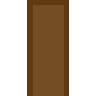
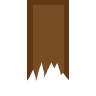
Layered file, before and after one edit (96x96). Changes by layer:
painted on "Rectangle 1" over [27,62,69,96]
removed layer "Door" over [27,62,69,96]
